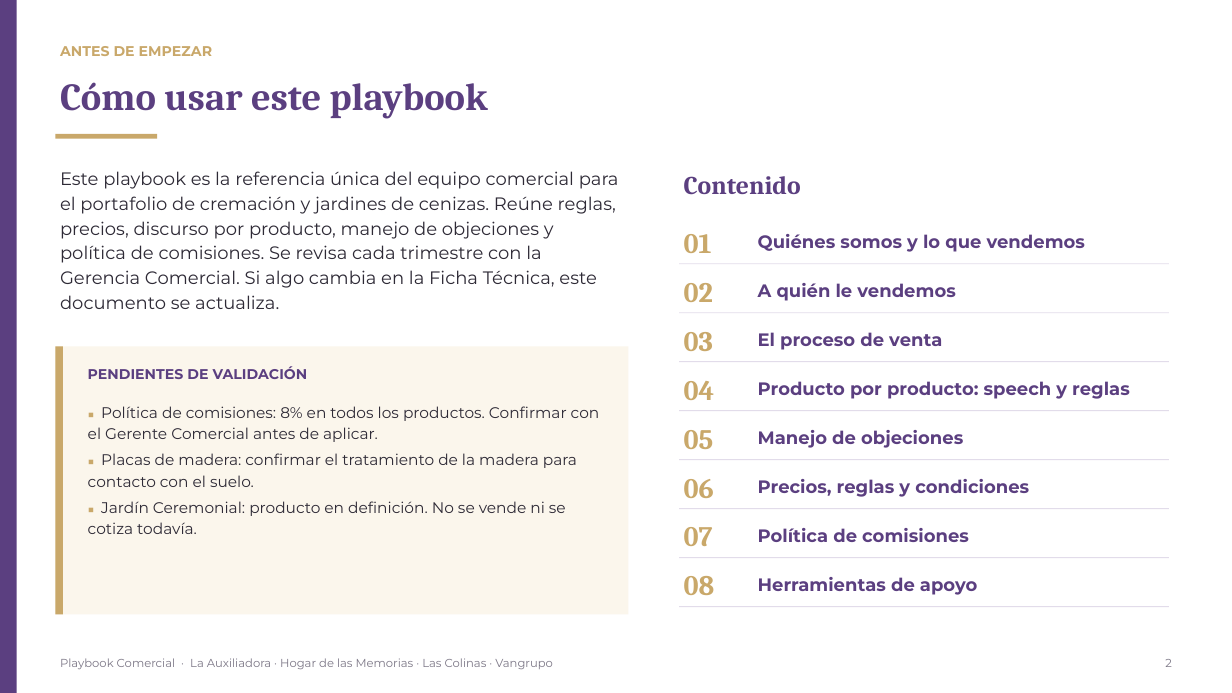
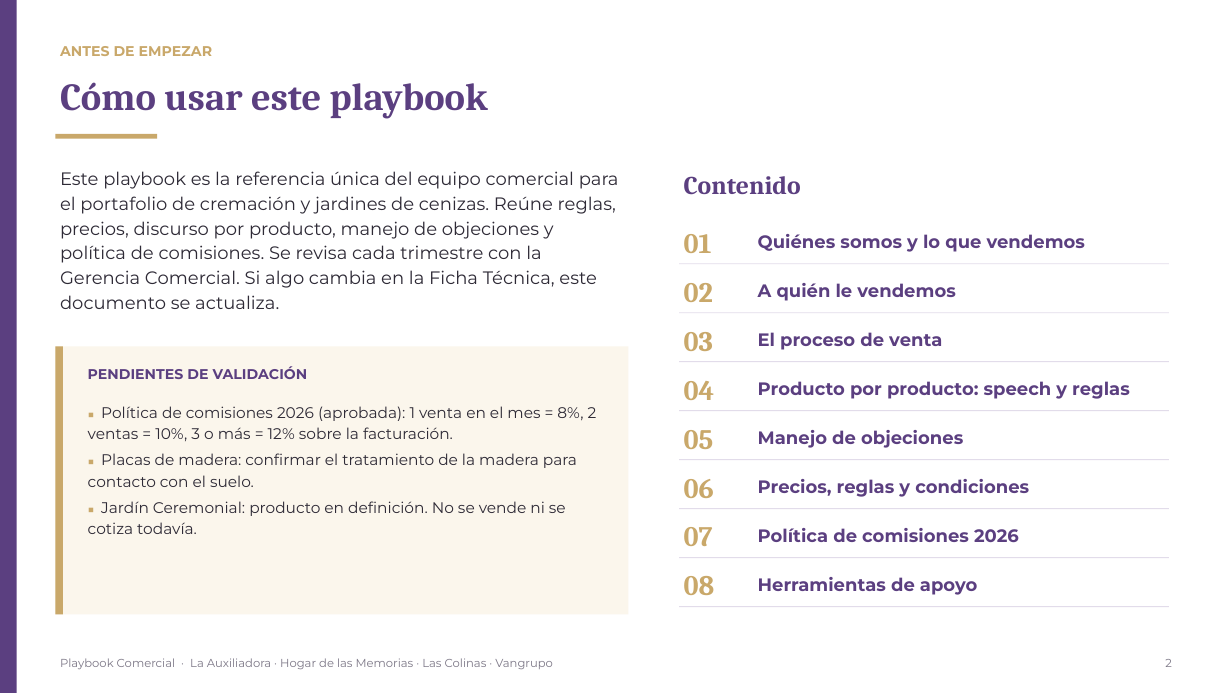
Before and after one commit to os267/teste, a slide deck: slide 2 of playbook/salida/Playbook_Comercial_Cremacion_Vangrupo.pptx. Drawn at 1232x693 pixels with LibreOffice and Linux fonts; fonts in the diff are those of the drawing. Boxes give left, top, right and bottom in pixels: in the first picture for what was removed or moved away, otherwise in the second. Text is boxed around its words. In the diff, an @@ line names an element or a change of style, - is before the commit and + after.

```diff
--- a/playbook/salida/Playbook_Comercial_Cremacion_Vangrupo.pptx
+++ b/playbook/salida/Playbook_Comercial_Cremacion_Vangrupo.pptx
@@ text at (88, 406, 597, 441): text changed @@
-■ Política de comisiones: 8% en todos los productos. Confirmar con el Gerente Comercial antes de aplicar.
+■ Política de comisiones 2026 (aprobada): 1 venta en el mes = 8%, 2 ventas = 10%, 3 o más = 12% sobre la facturación.
@@ text at (758, 528, 1019, 542): text changed @@
-Política de comisiones
+Política de comisiones 2026
```
Also in this commit, not shown: 3 other slides changed, 13 other files.
